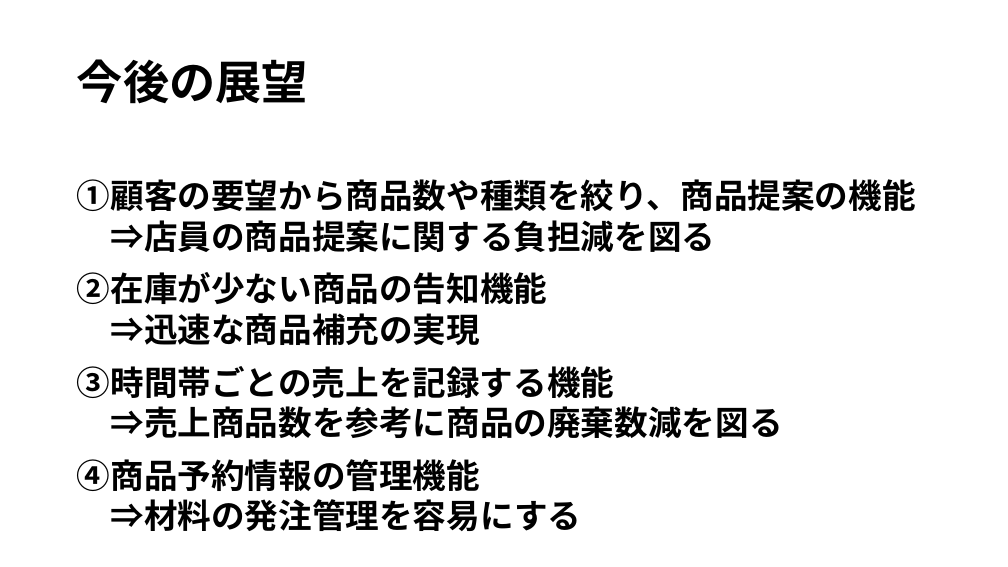
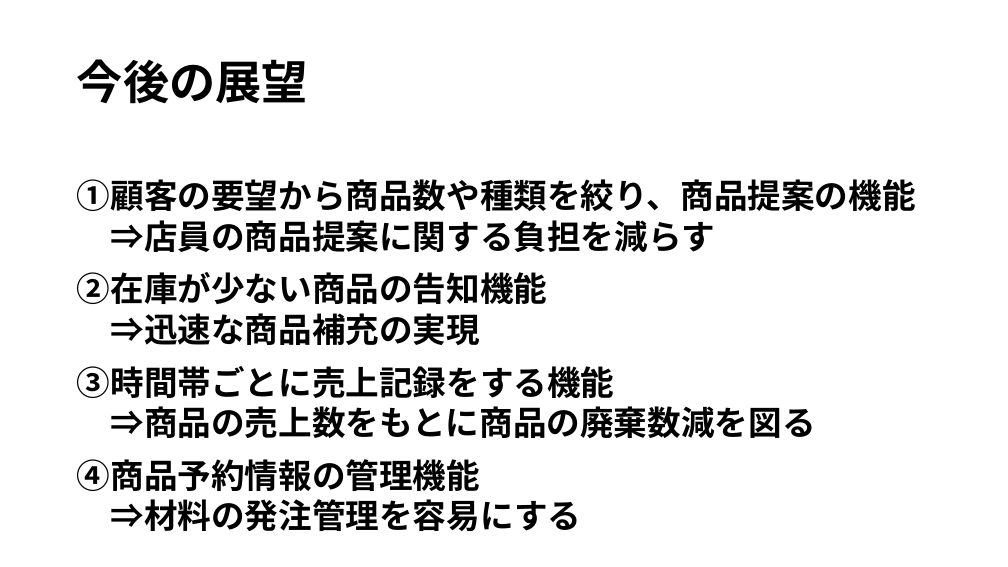
Before and after one commit to ASO1801033/Cake-Treasurer, a slide deck: slide 10 of プロジェクト開発演習発表用.pptx (slide 9 before the commit). Drawn at 1008x567 pixels with LibreOffice and Linux fonts; fonts in the diff are those of the drawing. Boxes give left, top, right and bottom in pixels: in the first picture for what was removed or moved away, otherwise in the second. Text is boxed around its words. In the diff, an @@ line names an element or a change of style, - is before the commit and + after.

```diff
--- a/プロジェクト開発演習発表用.pptx
+++ b/プロジェクト開発演習発表用.pptx
@@ text at (x1=110, y1=220, x2=714, y2=252): text changed @@
-⇒店員の商品提案に関する負担減を図る
+⇒店員の商品提案に関する負担を減らす
@@ text at (x1=77, y1=366, x2=815, y2=438): text changed @@
-③時間帯ごとの売上を記録する機能
-⇒売上商品数を参考に商品の廃棄数減を図る
+③時間帯ごとに売上記録をする機能
+⇒商品の売上数をもとに商品の廃棄数減を図る
```
Also in this commit, not shown: 2 other slides changed, 1 slide added.
